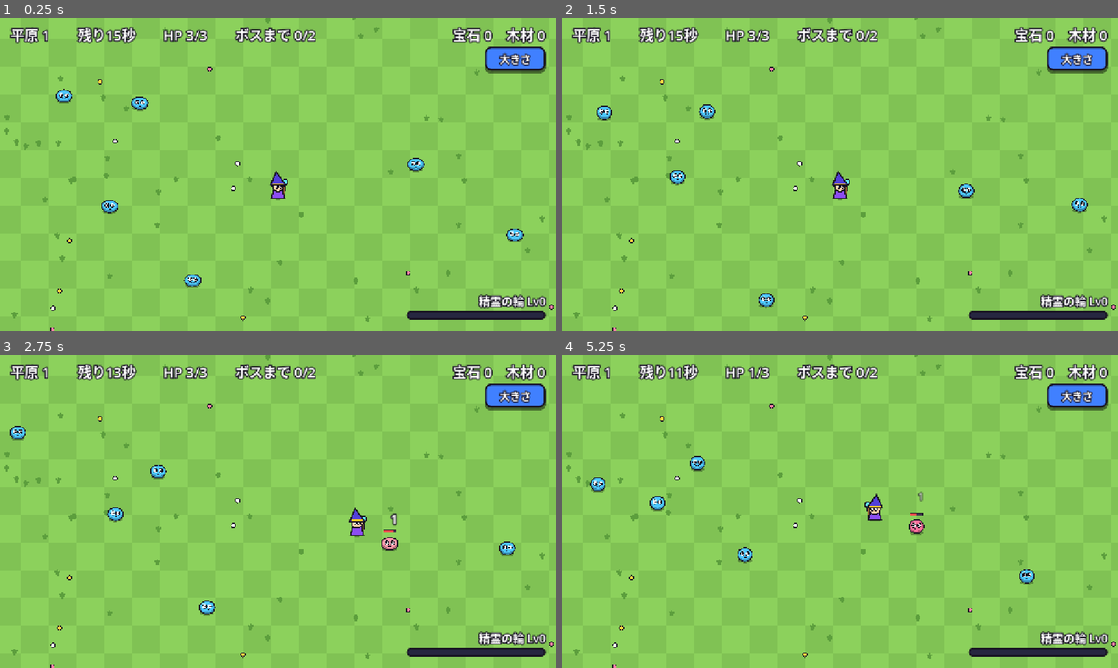
Above: before the commit, frames 1-4 (two rows, left to right).
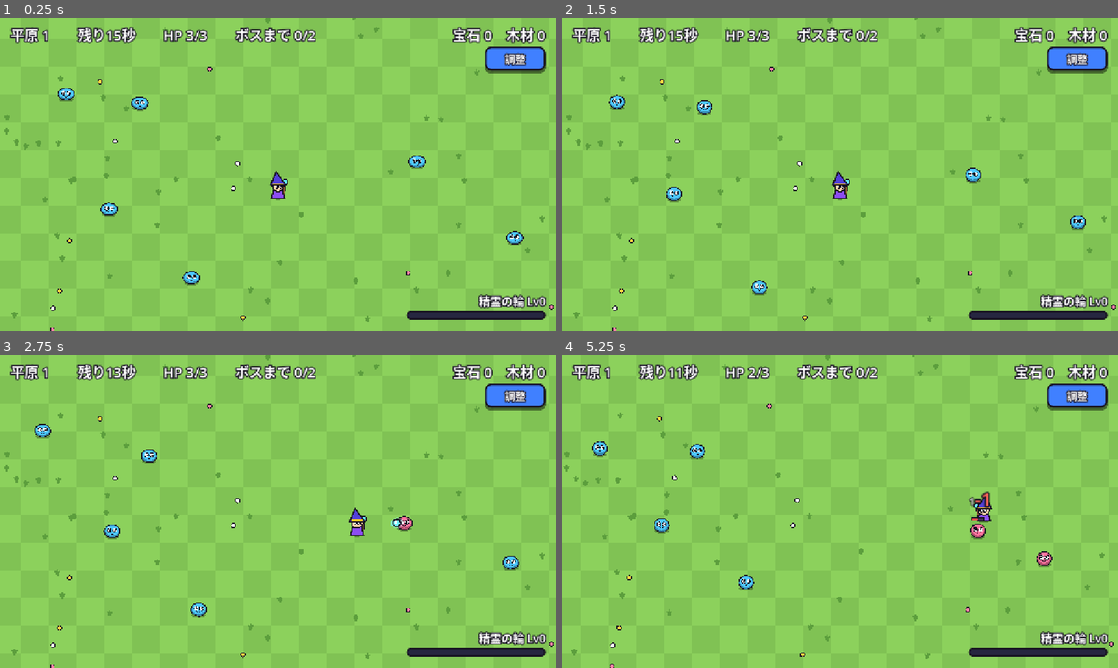
Above: after the commit, the same moments.

Repository: elefolo4565/fantasyIncremental
Game: Godot game, scene res://scenes/run/run.tscn
Same seed, same stepped clock (60 frames per second), same inputs: the game is played once before the commit and once after it. This scene is started directly instead of the project's main scene.
Inputs (mouse positions are in pixels of both pictures, inside the frame that each line leads up to):
- Up to frame 1 (0.25 s): no input
- Up to frame 2 (1.5 s): click "大きさ" (after the commit: "調整") at 0.5 s; click "閉じる" at 1.25 s
- Up to frame 3 (2.75 s): move the mouse to (400, 495) at 2.02 s; hold Right (ui_right) from 2.03 s (still down); click (400, 495) at 2.17 s
- Up to frame 4 (5.25 s): release Right (ui_right) at 2.75 s; drag from (728, 527) to (812, 574) at 2.77 s; move the mouse to (895, 442) at 3.52 s; hold Right (ui_right) 3.53-4.25 s; drag from (812, 574) to (673, 464) at 4.27 s; move the mouse to (1006, 558) at 5.02 s; hold Left (ui_left) from 5.03 s (still down)

The runs differ from the first frame. In frame 1, 0.8% of the frame differs, in the area x 10-96%, y 10-87%; in frame 2, 1.5%; in frame 3, 1.6%; in frame 4, 2.9%, in the area x 0-100%, y 0-100%.

Commit message:
平原を5ステージにし、草地と突進スライムを足す。平原1のスライムを半分の速さにする
Co-Authored-By: Claude Opus 5.5 (1M context) <noreply@anthropic.com>
Claude-Session: https://claude.ai/code/session_01DCGdW39avWMz4PaMBGrhsd

Diff:
--- a/data/balance.csv
+++ b/data/balance.csv
@@ -36,3 +36,14 @@
 tap_arrive_distance,8,タップ移動で目的地にこの距離まで近づいたら止まる（ピクセル）
 bgm_volume_db,-10,BGMの音量（デシベル。0が元の大きさ、マイナスほど小さい）
 bgm_fade_time,0.4,曲を切り替えるとき前の曲を小さくしていく時間（秒）
+grass_player_speed_rate,0.55,草地の中でのプレイヤーの移動速度の倍率（1で遅くならない）
+grass_bolt_speed_rate,0.45,草地の中での魔法弾の速さの倍率（射程は遅くなる前の距離で数えるので、草地を通ると届く距離も縮む）
+grass_radius_min,55,草地1つの半径の最小（ピクセル。大きさの倍率は掛けない）
+grass_radius_max,90,草地1つの半径の最大（ピクセル）
+grass_scale,1,草地の数の倍率（stages.csv の grass に掛ける）。戦闘画面の「調整」つまみで試した値をここに入れる
+dasher_notice_range,260,突進スライムがプレイヤーに気づいて予備動作に入る距離（ピクセル）
+dasher_windup_time,0.7,突進スライムの予備動作の長さ（秒）。このあいだは止まって黄色く光り、突進の向きに線が出る
+dasher_aim_lock_time,0.25,予備動作の最後のこの秒数は向きを固定する（避ける余地。秒）
+dasher_dash_speed,720,突進の速さ（ピクセル/秒）
+dasher_dash_distance,320,1回の突進で進む距離（ピクセル）
+dasher_rest_time,1.2,突進のあと止まって休む時間（秒）
--- a/data/stages.csv
+++ b/data/stages.csv
@@ -1,7 +1,9 @@
-id,name,world,slime_count,slime_hp,slime_gem,slime_speed,oak_count,oak_hp,oak_wood,boss_after,boss_hp,boss_gem,boss_speed,memo
-plains_1,平原 1,plains,6,6,2,55,0,0,0,2,12,6,40,平原1。スライム6匹・耐久6（強化なしで6発）・1匹で宝石2・移動速度55px/秒。2匹倒すとボス（耐久12・宝石6・速度40px/秒）が出て、倒せばクリア
-plains_2,平原 2,plains,7,10,2,65,0,0,0,5,30,10,48,平原2
-plains_3,平原 3,plains,8,14,3,75,0,0,0,8,50,15,55,平原3（ここをクリアすると森へ）
-forest_1,森 1,forest,5,14,3,75,4,16,1,10,60,20,60,森1。木（oak）は動かないが叩かずにいると耐久が戻る
-forest_2,森 2,forest,5,18,4,85,5,22,2,12,100,28,65,森2
-forest_3,森 3,forest,6,22,5,95,6,28,2,15,140,40,70,森3（試作の最終ステージ）
+id,name,world,slime_count,slime_hp,slime_gem,slime_speed,dasher_count,oak_count,oak_hp,oak_wood,boss_after,boss_hp,boss_gem,boss_speed,grass,memo
+plains_1,平原 1,plains,6,6,2,28,0,0,0,0,2,12,6,40,0,平原1。スライム6匹・耐久6（強化なしで6発）・1匹で宝石2・移動速度28px/秒（ユーザー指示で半分に）。2匹倒すとボス（耐久12・宝石6・速度40px/秒）が出て、倒せばクリア。草地（grass）は草地の数で、中では移動と魔法弾が遅くなる
+plains_2,平原 2,plains,7,10,2,65,1,0,0,0,5,30,10,48,2,平原2（ここから草地と突進スライム dasher_count が出る。草地はごく少なめ）
+plains_3,平原 3,plains,8,14,3,75,2,0,0,0,8,50,15,55,4,平原3
+plains_4,平原 4,plains,9,17,3,80,2,0,0,0,9,65,18,58,6,平原4
+plains_5,平原 5,plains,10,20,4,85,3,0,0,0,10,85,24,62,9,平原5（ここをクリアすると森へ）
+forest_1,森 1,forest,6,20,4,88,0,4,22,1,12,100,28,64,0,森1。木（oak）は動かないが叩かずにいると耐久が戻る
+forest_2,森 2,forest,6,24,5,92,0,5,28,2,13,130,34,68,0,森2
+forest_3,森 3,forest,7,28,6,100,0,6,34,2,15,170,46,72,0,森3（試作の最終ステージ）
--- a/scenes/bolt/bolt.gd
+++ b/scenes/bolt/bolt.gd
@@ -1,6 +1,7 @@
 class_name Bolt
 extends Area2D
 ## 魔法弾。まっすぐ飛び、当たった物の耐久を減らす。
+## 草地（Grass）の中では遅くなり、そのぶん射程を余計に使う（遅くなっても進む距離は遅くなる前の分だけ数える）。
 ## 魔導樹の Pierce で貫通し、Ricochet で最後の1発のあと別の物へ跳ね返る。
 
 const RADIUS := 7.0
@@ -30,7 +31,7 @@
 
 func _physics_process(delta: float) -> void:
 	var step := Balance.get_float("bolt_speed") * delta
-	position += direction * step
+	position += direction * step * Grass.rate_at(get_tree(), global_position, Balance.get_float("grass_bolt_speed_rate"))
 	_travelled += step
 	if _travelled > Stats.fire_range(Progress.levels) * 1.5:
 		queue_free()
--- /dev/null
+++ b/scenes/dasher/dasher.gd
@@ -0,0 +1,99 @@
+class_name Dasher
+extends Slime
+## 突進スライム。ふだんはふらふら歩き、プレイヤーが近くに来ると、その場で止まって力をため（予備動作）、素早く突進する。
+## 予備動作のあいだは黄色く光り、突進する向きに線が出るので、見てから避けられる。突進のあとは少し休む。
+## 耐久と落とす宝石はふつうのスライムと同じ（stages.csv の slime_hp・slime_gem）。
+
+enum State { WANDER, WINDUP, DASH, REST }
+
+const DASHER_BODY := Color(1.0, 0.62, 0.2)
+const WINDUP_BODY := Color(1.0, 0.95, 0.3)
+const HORN_COLOR := Color(1.0, 0.95, 0.75)
+const AIM_COLOR := Color(1.0, 0.25, 0.2, 0.45)
+const AIM_WIDTH := 18.0
+
+var _state := State.WANDER
+var _state_left := 0.0
+var _dash_dir := Vector2.ZERO
+var _dash_left := 0.0
+
+
+func _physics_process(delta: float) -> void:
+	if not is_alive():
+		return
+	_bob += delta
+	_state_left -= delta
+	match _state:
+		State.WANDER:
+			_chasing = false
+			if target != null and global_position.distance_to(target.global_position) < Balance.get_float("dasher_notice_range"):
+				_state = State.WINDUP
+				_state_left = Balance.get_float("dasher_windup_time")
+				_dash_dir = global_position.direction_to(target.global_position)
+				velocity = Vector2.ZERO
+			else:
+				velocity = _choose_wander(delta) * speed
+		State.WINDUP:
+			# 予備動作の途中までは向きを合わせ直し、最後の少しは向きを固定する（避ける余地を残す）
+			if target != null and _state_left > Balance.get_float("dasher_aim_lock_time"):
+				_dash_dir = global_position.direction_to(target.global_position)
+			velocity = Vector2.ZERO
+			if _state_left <= 0.0:
+				_state = State.DASH
+				_dash_left = Balance.get_float("dasher_dash_distance")
+		State.DASH:
+			_chasing = true
+			velocity = _dash_dir * Balance.get_float("dasher_dash_speed")
+			_dash_left -= velocity.length() * delta
+			if _dash_left <= 0.0:
+				_rest()
+		State.REST:
+			_chasing = false
+			velocity = Vector2.ZERO
+			if _state_left <= 0.0:
+				_state = State.WANDER
+	move_and_slide()
+	var area := get_viewport_rect().size
+	var clamped := position.clamp(Vector2(EDGE_MARGIN, TOP_MARGIN), area - Vector2(EDGE_MARGIN, EDGE_MARGIN))
+	if clamped != position:
+		position = clamped
+		_wander = -_wander
+		if _state == State.DASH:
+			_rest()
+	queue_redraw()
+	if target != null and global_position.distance_to(target.global_position) \
+			<= (radius() + Balance.get_float("slime_touch_reach")) * scale.x:
+		touched_player.emit(self)
+
+
+func _rest() -> void:
+	_state = State.REST
+	_state_left = Balance.get_float("dasher_rest_time")
+
+
+func _choose_wander(delta: float) -> Vector2:
+	_wander_left -= delta
+	if _wander_left <= 0.0:
+		_wander_left = randf_range(1.0, 2.5)
+		_wander = Vector2.RIGHT.rotated(randf() * TAU) if randf() > 0.25 else Vector2.ZERO
+	return _wander
+
+
+func _respawn() -> void:
+	_state = State.WANDER
+	super()
+
+
+func _body_color() -> Color:
+	return WINDUP_BODY if _state == State.WINDUP or _state == State.DASH else DASHER_BODY
+
+
+func _draw_body(flash_amount: float) -> void:
+	if _state == State.WINDUP:
+		# 突進する向きの線（スライムの大きさの倍率は掛かっているので、距離は割り戻す）
+		var reach := Balance.get_float("dasher_dash_distance") / maxf(scale.x, 0.01)
+		draw_line(Vector2.ZERO, _dash_dir * reach, AIM_COLOR, AIM_WIDTH)
+	super(flash_amount)
+	# 頭の小さな角で、ふつうのスライムと見分ける
+	var top := Vector2(0, -RADIUS * 0.55)
+	Toon.polygon(self, PackedVector2Array([top + Vector2(-9, 4), top + Vector2(9, 4), top + Vector2(0, -16)]), HORN_COLOR)
--- /dev/null
+++ b/scenes/dasher/dasher.tscn
@@ -0,0 +1,13 @@
+[gd_scene load_steps=3 format=3]
+
+[ext_resource type="Script" path="res://scenes/dasher/dasher.gd" id="1_dasher"]
+
+[sub_resource type="CircleShape2D" id="CircleShape2D_dasher"]
+radius = 34.0
+
+[node name="Dasher" type="CharacterBody2D"]
+motion_mode = 1
+script = ExtResource("1_dasher")
+
+[node name="CollisionShape2D" type="CollisionShape2D" parent="."]
+shape = SubResource("CircleShape2D_dasher")
--- /dev/null
+++ b/scenes/grass/grass.gd
@@ -0,0 +1,47 @@
+class_name Grass
+extends Node2D
+## 平原の草地。中にいるあいだはプレイヤーの移動が遅くなり、魔法弾も遅くなって射程を余計に使う。
+## 草地どうしは Grass.rate_at() で調べる（グループ Grass.GROUP に入る）。
+
+const GROUP := &"grass"
+const BASE_COLOR := Color(0.24, 0.5, 0.16, 0.75)
+const TUFT_COLOR := Color(0.2, 0.44, 0.12)
+const TIP_COLOR := Color(0.42, 0.7, 0.24)
+const TUFTS_PER_AREA := 1.0 / 650.0
+
+## 草地の半径（ピクセル）。生成する側が add_child の前に入れる
+var radius := 60.0
+
+var _tufts: Array[Vector2] = []
+
+
+func _ready() -> void:
+	add_to_group(GROUP)
+	var count := int(PI * radius * radius * TUFTS_PER_AREA)
+	for _i in count:
+		var spot := Vector2.from_angle(randf() * TAU) * sqrt(randf()) * radius * 0.9
+		_tufts.append(spot)
+	_tufts.sort_custom(func(a: Vector2, b: Vector2) -> bool: return a.y < b.y)
+
+
+func contains(point: Vector2) -> bool:
+	return global_position.distance_to(point) <= radius
+
+
+## point が草地の中なら rate を、外なら 1 を返す（速さに掛ける倍率）。
+static func rate_at(tree: SceneTree, point: Vector2, rate: float) -> float:
+	for node in tree.get_nodes_in_group(GROUP):
+		var grass := node as Grass
+		if grass != null and grass.contains(point):
+			return rate
+	return 1.0
+
+
+func _draw() -> void:
+	draw_circle(Vector2.ZERO, radius + 4.0, Color(Toon.OUTLINE, 0.35))
+	draw_circle(Vector2.ZERO, radius, BASE_COLOR)
+	for spot in _tufts:
+		draw_line(spot, spot + Vector2(-7, -15), TUFT_COLOR, 4.0)
+		draw_line(spot, spot + Vector2(0, -19), TUFT_COLOR, 4.0)
+		draw_line(spot, spot + Vector2(7, -15), TUFT_COLOR, 4.0)
+		draw_circle(spot + Vector2(0, -19), 2.0, TIP_COLOR)
--- /dev/null
+++ b/scenes/grass/grass.tscn
@@ -0,0 +1,6 @@
+[gd_scene load_steps=2 format=3]
+
+[ext_resource type="Script" path="res://scenes/grass/grass.gd" id="1_grass"]
+
+[node name="Grass" type="Node2D"]
+script = ExtResource("1_grass")
--- a/scenes/player/player.gd
+++ b/scenes/player/player.gd
@@ -3,6 +3,7 @@
 ## プレイヤー。スティックかキーボードで動き、近くの壊せる物へ魔法弾を自動で撃つ。
 ## 魔導樹の Twin Bolt で1度に撃つ数が増え、Focus で数発ごとに強い1発になる。
 ## モンスターに触れると体力が減り、少しのあいだ無敵になって弾き飛ばされる。体力が 0 になると died を出す。
+## 草地（Grass）の中では移動が遅くなる。
 ## tuning が true のあいだ（大きさの調整中）は無敵で、攻撃もしない。
 
 signal hurt
@@ -75,7 +76,8 @@
 		_facing = move.normalized()
 		_walk += delta * 14.0
 		queue_redraw()
-	velocity = move * Balance.get_float("player_speed") + _knockback
+	var grass_rate := Grass.rate_at(get_tree(), global_position, Balance.get_float("grass_player_speed_rate"))
+	velocity = move * Balance.get_float("player_speed") * grass_rate + _knockback
 	move_and_slide()
 	var area := get_viewport_rect().size
 	var margin := Vector2.ONE * RADIUS * _body_scale
--- a/scenes/run/run.gd
+++ b/scenes/run/run.gd
@@ -5,12 +5,14 @@
 ## 砕裂（Shatter）・残響（Echo）・精霊の輪のレベルアップもここで扱う。
 ## モンスター（Slime）は稼ぎの元であり脅威でもある。触れると体力が減り、体力が 0 になるとそこでランが終わる。
 ## クリア・時間切れ・やられたら結果を表示し、戻るボタンで finished を出す。
-## 右上の「大きさ」から、敵とプレイヤーの大きさの倍率をつまみで試せる（開いているあいだは時間が止まり、無敵で攻撃しない）。
+## 平原の2面からは草地（Grass）を置く。数は stages.csv の grass × Progress.grass_scale。
+## 右上の「調整」から、キャラの大きさの倍率と草地の数の倍率をつまみで試せる（開いているあいだは時間が止まり、無敵で攻撃しない）。
 
 signal finished
 
 const PLAYER_SCENE := preload("res://scenes/player/player.tscn")
 const SLIME_SCENE := preload("res://scenes/slime/slime.tscn")
+const DASHER_SCENE := preload("res://scenes/dasher/dasher.tscn")
 const BOSS_SCENE := preload("res://scenes/boss/boss.tscn")
 const PICKUP_SCENE := preload("res://scenes/pickup/pickup.tscn")
 const OAK_SCENE := preload("res://scenes/oak/oak.tscn")
@@ -18,6 +20,7 @@
 const RING_SCENE := preload("res://scenes/spirit_ring/spirit_ring.tscn")
 const DEBRIS_SCENE := preload("res://scenes/debris/debris.tscn")
 const POPUP_SCENE := preload("res://scenes/popup_text/popup_text.tscn")
+const GRASS_SCENE := preload("res://scenes/grass/grass.tscn")
 
 const EDGE_MARGIN := 80.0
 const TOP_MARGIN := 150.0
@@ -52,6 +55,12 @@
 const SCALE_MAX := 1.5
 const SCALE_STEP := 0.05
 const GRABBER_RADIUS := 22
+const GRASS_SCALE_MIN := 0.0
+const GRASS_SCALE_MAX := 3.0
+const GRASS_SCALE_STEP := 0.25
+## 草地をプレイヤーの開始位置から離す余白（ピクセル）
+const GRASS_START_CLEARANCE := 70.0
+const GRASS_SPOT_TRIES := 40
 
 ## 生成する側が add_child の前に入れる
 var stage_index := 0
@@ -77,6 +86,12 @@
 var _size_button: Button
 var _size_panel: PanelContainer
 var _size_label: Label
+var _grass_label: Label
+## つまみで増やしたときに同じ場所へ出せるよう、草地の場所と半径を最大数まで先に決めておく
+var _grass_spots: Array[Vector3] = []
+var _grass_nodes: Array[Grass] = []
+## 草地は地面のすぐ上に描く（World は y 順で並べるので、その手前に別の層を置く）
+var _grass_layer: Node2D
 
 @onready var _world: Node2D = $World
 @onready var _stick: VirtualStick = $HUD/VirtualStick
@@ -114,9 +129,16 @@
 	_player.add_child(_ring)
 	_ring.level = mini(roundi(Stats.effect(&"ring_start", Progress.levels)), Balance.get_int("ring_max_level"))
 
+	_grass_layer = Node2D.new()
+	add_child(_grass_layer)
+	move_child(_grass_layer, _world.get_index())
+	_plan_grass(area)
+	_apply_grass()
 	var taken: Array[Vector2] = [_player.position]
 	for _i in _stage.slime_count:
 		_spawn(SLIME_SCENE, _stage.slime_hp, _stage.slime_gem, area, taken)
+	for _i in _stage.dasher_count:
+		_spawn(DASHER_SCENE, _stage.slime_hp, _stage.slime_gem, area, taken)
 	for _i in _stage.oak_count:
 		_spawn(OAK_SCENE, _stage.oak_hp, _stage.oak_wood, area, taken)
 	_build_size_tuner()
@@ -129,7 +151,7 @@
 func _build_size_tuner() -> void:
 	var hud := $HUD as CanvasLayer
 	_size_button = Button.new()
-	_size_button.text = "大きさ"
+	_size_button.text = "調整"
 	_size_button.focus_mode = Control.FOCUS_NONE
 	_size_button.add_theme_font_size_override("font_size", 24)
 	_size_button.position = Vector2(get_viewport_rect().size.x - 164.0, 66.0)
@@ -161,6 +183,21 @@
 	slider.value_changed.connect(_on_scale_changed)
 	_style_slider(slider)
 	box.add_child(slider)
+	_grass_label = Label.new()
+	_grass_label.add_theme_font_size_override("font_size", 28)
+	_grass_label.horizontal_alignment = HORIZONTAL_ALIGNMENT_CENTER
+	UiStyle.outline_label(_grass_label)
+	box.add_child(_grass_label)
+	var grass_slider := HSlider.new()
+	grass_slider.min_value = GRASS_SCALE_MIN
+	grass_slider.max_value = GRASS_SCALE_MAX
+	grass_slider.step = GRASS_SCALE_STEP
+	grass_slider.value = Progress.grass_scale
+	grass_slider.custom_minimum_size = Vector2(0, 56)
+	grass_slider.focus_mode = Control.FOCUS_NONE
+	grass_slider.value_changed.connect(_on_grass_scale_changed)
+	_style_slider(grass_slider)
+	box.add_child(grass_slider)
 	var note := Label.new()
 	note.text = "調整中は時間が止まり、無敵で攻撃しません"
 	note.add_theme_font_size_override("font_size", 18)
@@ -227,6 +264,42 @@
 
 func _refresh_size_label() -> void:
 	_size_label.text = "キャラの大きさ ×%.2f" % Progress.unit_scale
+	_grass_label.text = "草の量 ×%.2f（%d か所）" % [Progress.grass_scale, _grass_nodes.size()]
+
+
+func _on_grass_scale_changed(value: float) -> void:
+	Progress.grass_scale = value
+	_apply_grass()
+	_refresh_size_label()
+
+
+## 草地を置ける場所を、つまみの最大まで増やしたときの数だけ先に決める。プレイヤーの開始位置には置かない。
+func _plan_grass(area: Vector2) -> void:
+	var most := ceili(_stage.grass * GRASS_SCALE_MAX)
+	var radius_min := Balance.get_float("grass_radius_min")
+	var radius_max := maxf(Balance.get_float("grass_radius_max"), radius_min)
+	for _i in most:
+		var radius := randf_range(radius_min, radius_max)
+		var spot := Vector2.ZERO
+		for _attempt in GRASS_SPOT_TRIES:
+			spot = Vector2(randf_range(radius, area.x - radius), randf_range(TOP_MARGIN * 0.5, area.y - radius))
+			if spot.distance_to(_player.position) >= radius + GRASS_START_CLEARANCE:
+				break
+		_grass_spots.append(Vector3(spot.x, spot.y, radius))
+
+
+## 今の倍率に合う数だけ草地を出す（増えた分は足し、減った分は消す）。
+func _apply_grass() -> void:
+	var count := mini(roundi(_stage.grass * Progress.grass_scale), _grass_spots.size())
+	while _grass_nodes.size() > count:
+		_grass_nodes.pop_back().queue_free()
+	while _grass_nodes.size() < count:
+		var plan := _grass_spots[_grass_nodes.size()]
+		var grass := GRASS_SCENE.instantiate() as Grass
+		grass.radius = plan.z
+		grass.position = Vector2(plan.x, plan.y)
+		_grass_layer.add_child(grass)
+		_grass_nodes.append(grass)
 
 
 func _apply_styles() -> void:
--- a/scripts/autoload/progress.gd
+++ b/scripts/autoload/progress.gd
@@ -18,6 +18,8 @@
 var selected_stage := 0
 ## 敵・プレイヤーの大きさの倍率。戦闘画面のつまみで変えて試す（保存はしない）
 var unit_scale := 1.0
+## 草地の数の倍率（戦闘画面の「調整」つまみで変えられる。保存しない）
+var grass_scale := 1.0
 ## 設定: true ならタップした場所へ移動する（false なら仮想スティック）
 var tap_move := false
 ## 設定: BGM を鳴らすか
@@ -33,6 +35,7 @@
 
 func _ready() -> void:
 	unit_scale = Balance.get_float("unit_scale")
+	grass_scale = Balance.get_float("grass_scale")
 	for row in Balance.load_table(UPGRADES_PATH):
 		var def := UpgradeDef.from_row(row)
 		upgrades.append(def)
--- a/scripts/data/stage_def.gd
+++ b/scripts/data/stage_def.gd
@@ -9,6 +9,8 @@
 var slime_hp := 1
 var slime_gem := 0
 var slime_speed := 0.0
+## 突進スライムの数（耐久・宝石はスライムと同じ）
+var dasher_count := 0
 var oak_count := 0
 var oak_hp := 1
 var oak_wood := 0
@@ -17,6 +19,8 @@
 var boss_hp := 1
 var boss_gem := 0
 var boss_speed := 0.0
+## 草地の数（平原のギミック）
+var grass := 0
 
 
 static func from_row(row: Dictionary) -> StageDef:
@@ -28,6 +32,7 @@
 	def.slime_hp = maxi(String(row.get("slime_hp", "1")).to_int(), 1)
 	def.slime_gem = String(row.get("slime_gem", "0")).to_int()
 	def.slime_speed = String(row.get("slime_speed", "0")).to_float()
+	def.dasher_count = String(row.get("dasher_count", "0")).to_int()
 	def.oak_count = String(row.get("oak_count", "0")).to_int()
 	def.oak_hp = maxi(String(row.get("oak_hp", "1")).to_int(), 1)
 	def.oak_wood = String(row.get("oak_wood", "0")).to_int()
@@ -35,4 +40,5 @@
 	def.boss_hp = maxi(String(row.get("boss_hp", "1")).to_int(), 1)
 	def.boss_gem = String(row.get("boss_gem", "0")).to_int()
 	def.boss_speed = String(row.get("boss_speed", "0")).to_float()
+	def.grass = String(row.get("grass", "0")).to_int()
 	return def
Not shown, added: scenes/dasher/dasher.gd.uid
Not shown, added: scenes/grass/grass.gd.uid
